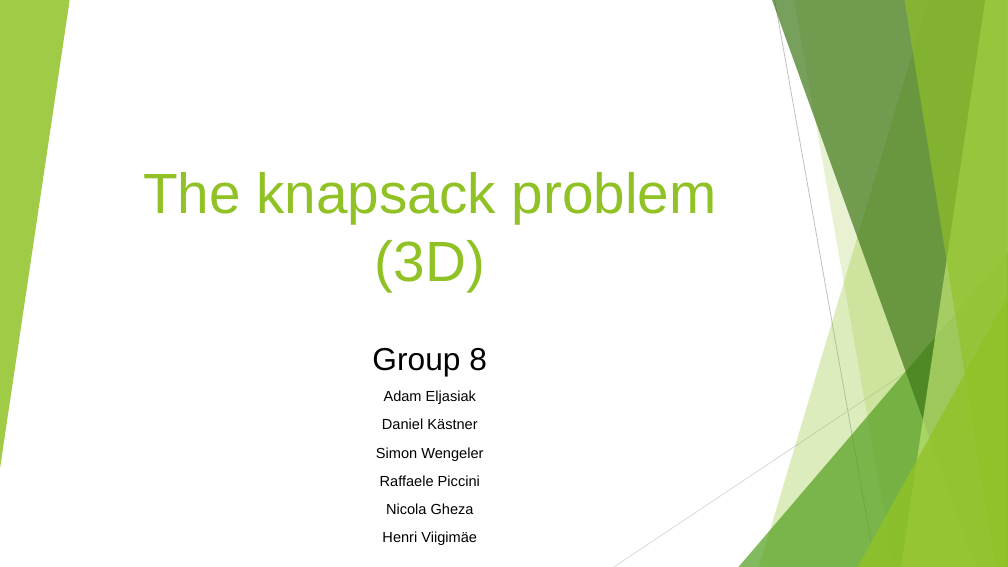
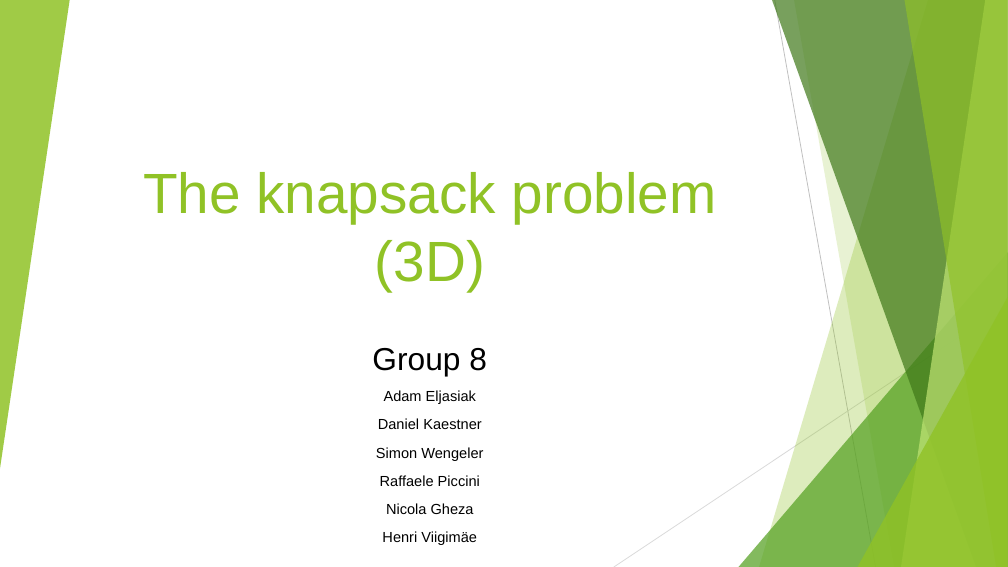
Before and after one commit to swengeler/PP3, a slide deck: slide 1 of Report, presentation and related stuff/Knapsack_problem.pptx. Drawn at 1008x567 pixels with LibreOffice and Linux fonts; fonts in the diff are those of the drawing. Boxes give left, top, right and bottom in pixels: in the first picture for what was removed or moved away, otherwise in the second. Text is boxed around its words. In the diff, an @@ line names an element or a change of style, - is before the commit and + after.

```diff
--- a/Report, presentation and related stuff/Knapsack_problem.pptx
+++ b/Report, presentation and related stuff/Knapsack_problem.pptx
@@ subtitle at bbox=[378, 418, 481, 429]: text changed @@
-Daniel Kästner
+Daniel Kaestner
```
Also in this commit, not shown: 4 other files.
